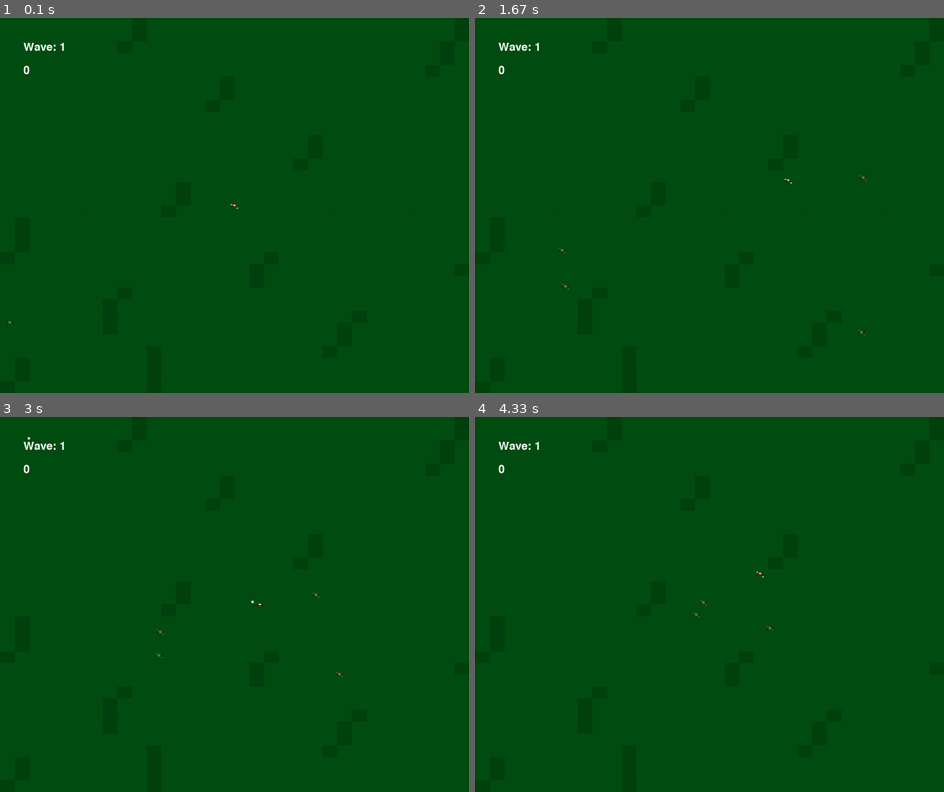
Above: before the commit, frames 1-4 (two rows, left to right).
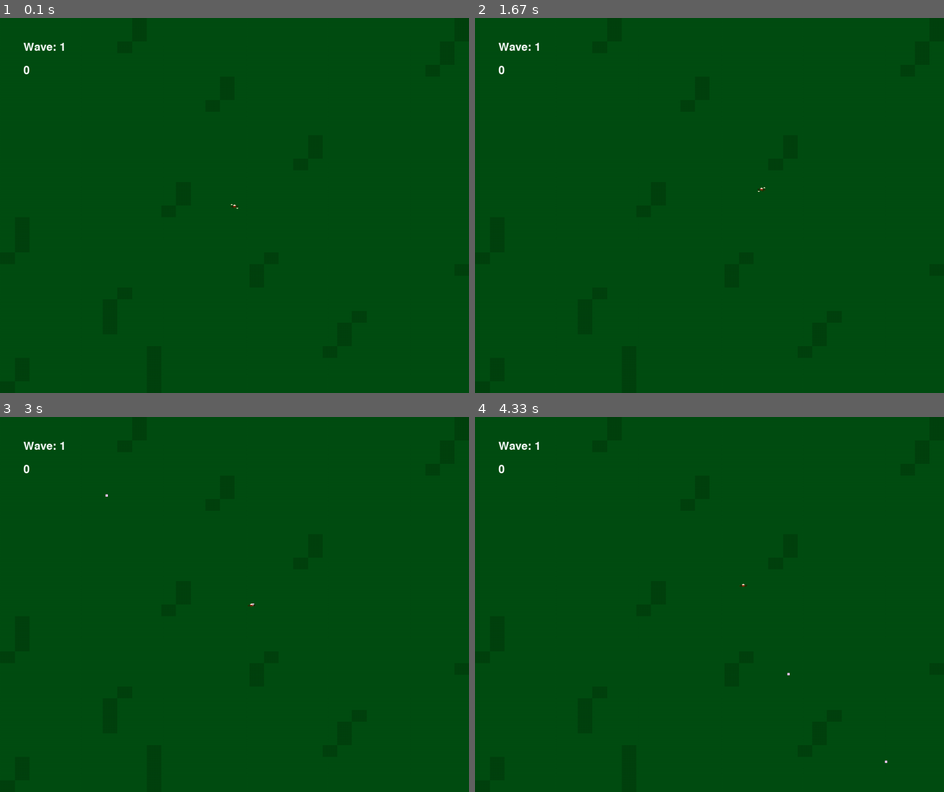
Above: after the commit, the same moments.

Repository: NotMrW/pygamesixtynine
Game: pygame game, started from main.py
The game is run twice, just before and just after one commit, with the same random seed, the same clock (stepped at 60 frames per second) and the same inputs.
Inputs (mouse positions are in pixels of both pictures, inside the frame that each line leads up to):
- Up to frame 1 (0.1 s): no input
- Up to frame 2 (1.67 s): hold Right 0.33-0.8 s; hold Up 0.83-1.13 s; hold Right 1.17-1.63 s
- Up to frame 3 (3 s): hold Left 1.67-2.2 s; hold Down 2.23-2.53 s; tap Space at 2.57, 2.97 s; hold Left from 2.9 s (still down); move the mouse to (89, 548) at 2.93 s
- Up to frame 4 (4.33 s): tap Space at 3.27, 3.4, 3.8, 4.1 s; release Left at 3.3 s; hold Up 3.33-3.7 s; move the mouse to (779, 473) at 3.37 s; hold Right from 3.73 s (still down); move the mouse to (765, 638) at 3.77 s

The runs differ from the first frame. In frame 1, less than 0.1% of the frame differs, in the area x 1-3%, y 80-82%; in frame 2, less than 0.1%; in frame 3, less than 0.1%, in the area x 5-74%, y 5-70%; in frame 4, less than 0.1%.

Commit message:
sprite cycle correction

Diff:
--- a/main.py
+++ b/main.py
@@ -291,7 +291,7 @@
 
 
             #Enemy Spawn Handlers
-            if len(self.big_enemies) < self.biglevel_threshold and self.bigenemies_spawned < self.biglevel_threshold: #if the length of them big bois is higher than the threshold for em...
+            """if len(self.big_enemies) < self.biglevel_threshold and self.bigenemies_spawned < self.biglevel_threshold: #if the length of them big bois is higher than the threshold for em...
                 self.big_enemies.add(big_enemy) #add them to the list
                 self.bigenemies_spawned += 1 #increment the spawn counter
 
@@ -309,7 +309,7 @@
                     self.bulbs_spawned += 1
                 else:
                     self.blind_bulbs.add(blind_bulb)
-                    self.bulbs_spawned += 1
+                    self.bulbs_spawned += 1"""
 
 
 
--- a/settings.py
+++ b/settings.py
@@ -5,7 +5,7 @@
         #sorting settings based on what they're related to
         self.screen_HEIGHT = 800 #screen height
         self.screen_WIDTH = 1000 #screen width. What? Expected something funny?
-        self.FPS = 60 #FPS modulator
+        self.FPS = 40 #FPS modulator
 
         #Speed stat sorting
         self.player_SPEED = 3 #Damn, speed equaled 3
--- a/spritesheet.py
+++ b/spritesheet.py
@@ -22,8 +22,8 @@
 
     def get_images(self, xi, yi, width, height, number_of_frames):
         return [self.get_image(
-            xi + (i%4)*width, #fix, half+ frames not work
-            yi*(i//4), #me no liek, me angy
+            xi + i*width, #fix, half+ frames not work
+            yi, #me no liek, me angy
             width, #gaem bad; FIX
             height)
             for i in range(number_of_frames)]
